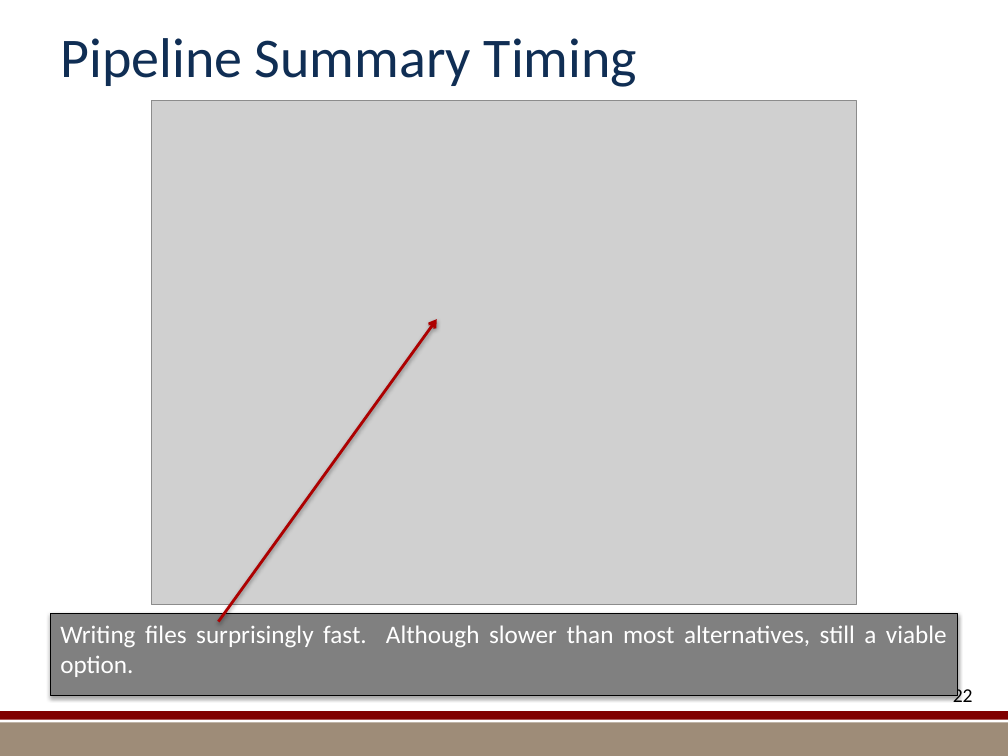
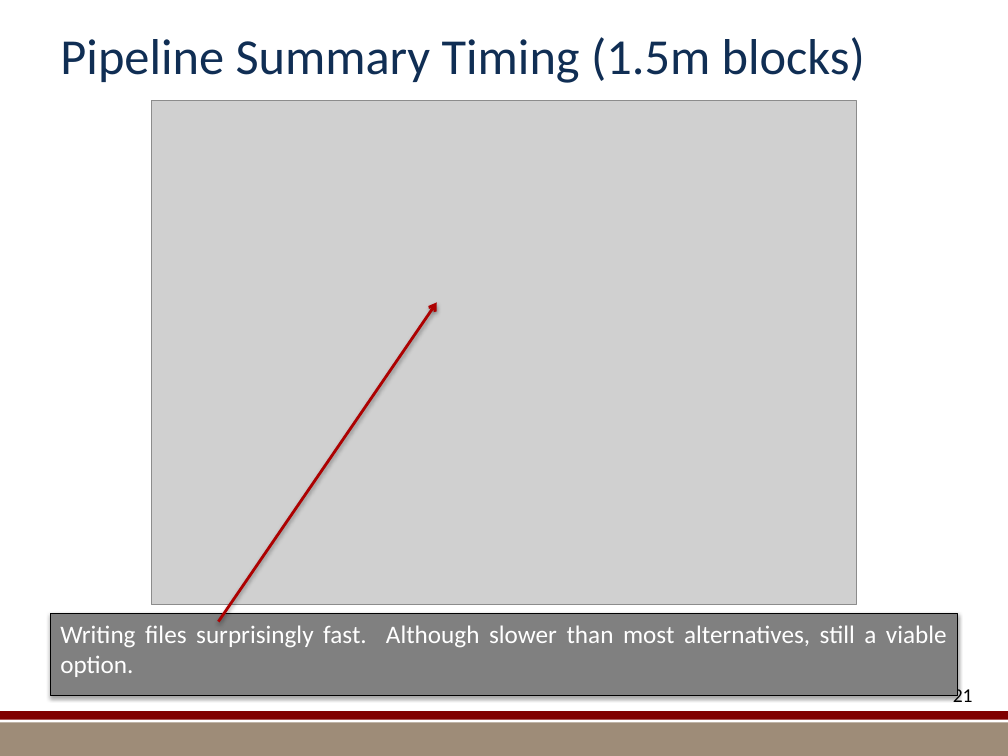
Before and after one commit to kmorel-papers/MilestoneFY13, a slide deck: slide 21 of Summary/SummarySlides.pptx (slide 22 before the commit). Drawn at 1008x756 pixels with LibreOffice and Linux fonts; fonts in the diff are those of the drawing; grey boxes stand for pictures; background and template pictures are left out. Boxes give left, top, right and bottom in pixels: in the first picture for what was removed or moved away, otherwise in the second. Text is boxed around its words. In the diff, an @@ line names an element or a change of style, - is before the commit and + after.

Commit message:
Modified summary slides.  Minor changes to plots.

```diff
--- a/Summary/SummarySlides.pptx
+++ b/Summary/SummarySlides.pptx
@@ title at [60, 37, 865, 83]: text changed; size 40 to 36 pt @@
-Pipeline Summary Timing
+Pipeline Summary Timing (1.5m blocks)
@@ arrow moved from (219, 622) - (436, 320) to (219, 622) - (436, 302) @@
@@ page number at [953, 686, 973, 702]: text changed @@
-22
+21
```
Also in this commit, not shown: 11 other slides changed, 4 slides added, 3 slides removed, 19 other files.
